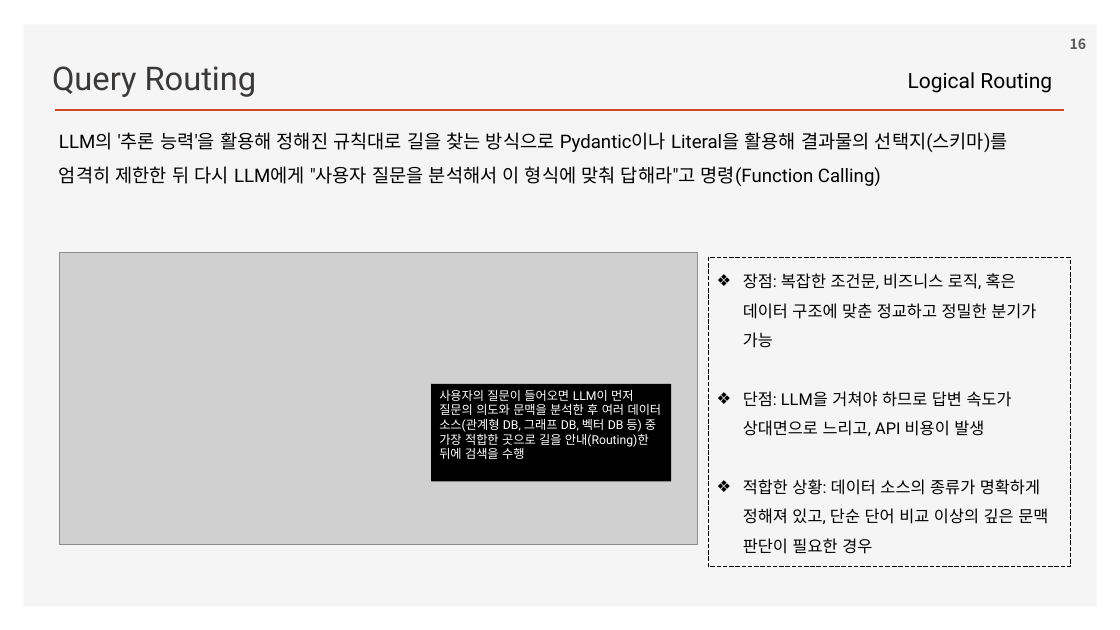
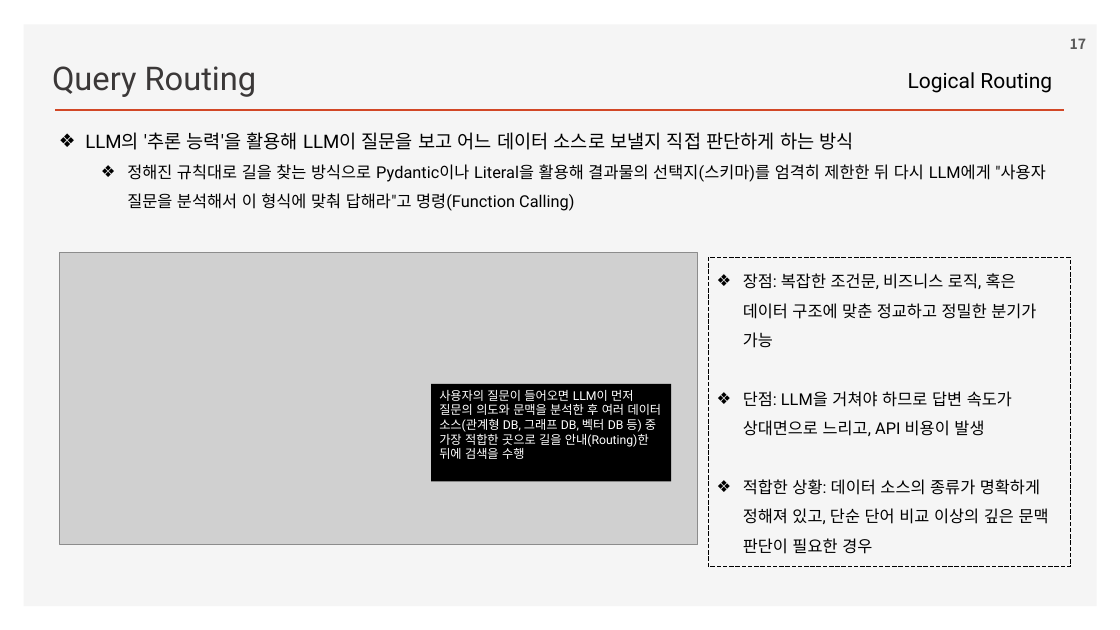
Before and after one commit to ancestor9/2026_Fall_Learning-Langchain-AI-Agent, a slide deck: slide 17 of ppts/CHAPTER 3 RAG Part II_Chatting with Your Data.pptx (slide 16 before the commit). Drawn at 1120x630 pixels with LibreOffice and Linux fonts; fonts in the diff are those of the drawing; grey boxes stand for pictures; background and template pictures are left out. Boxes give left, top, right and bottom in pixels: in the first picture for what was removed or moved away, otherwise in the second. Text is boxed around its words. In the diff, an @@ line names an element or a change of style, - is before the commit and + after.

```diff
--- a/ppts/CHAPTER 3 RAG Part II_Chatting with Your Data.pptx
+++ b/ppts/CHAPTER 3 RAG Part II_Chatting with Your Data.pptx
@@ page number at bbox=[1070, 38, 1086, 49]: text changed @@
-16
+17
@@ text at bbox=[85, 132, 1045, 211]: text changed; size 16 to 14 pt @@
-LLM의 '추론 능력'을 활용해 정해진 규칙대로 길을 찾는 방식으로 Pydantic이나 Literal을 활용해 결과물의 선택지(스키마)를 엄격히 제한한 뒤 다시 LLM에게 "사용자 질문을 분석해서 이 형식에 맞춰 답해라"고 명령(Function Calling)
+❖ LLM의 '추론 능력'을 활용해 LLM이 질문을 보고 어느 데이터 소스로 보낼지 직접 판단하게 하는 방식
+  ❖ 정해진 규칙대로 길을 찾는 방식으로 Pydantic이나 Literal을 활용해 결과물의 선택지(스키마)를 엄격히 제한한 뒤 다시 LLM에게 "사용자 질문을 분석해서 이 형식에 맞춰 답해라"고 명령(Function Calling)
```
Also in this commit, not shown: 5 other slides changed, 1 slide added.
